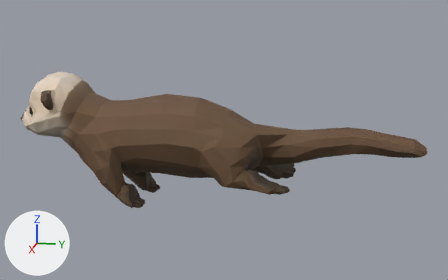
One commit to the Blender file ArtSource/SeaOtter/sea_otter.blend: the scene before it, then after it.
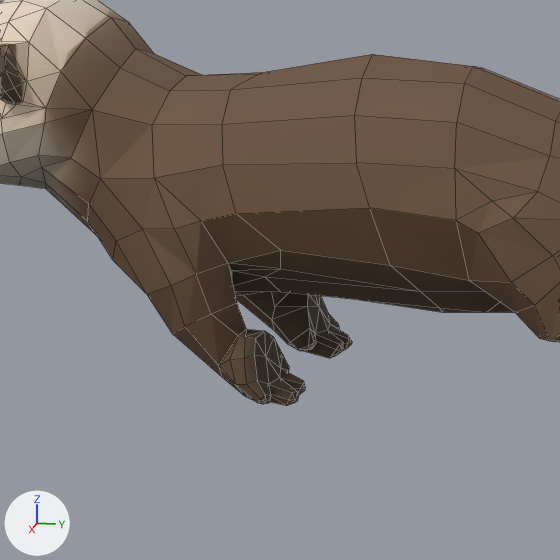
Each version appears first whole from a camera (50 mm lens) standing at (1.103, 0.302, 0.417) and looking at (-0.005, 0.08, 0.14), and next in a close-up on the part from 10% to 51% of the width and 27% to 92% of the height. Lighting does not change. The marker at lower left points along +X, +Y and +Z. The older version's two pictures come first. The close-ups show mesh edges as thin lines.

In view in the first close-up: 'SeaOtter'.
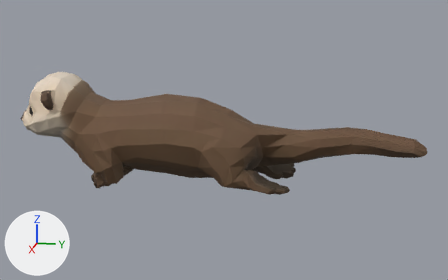
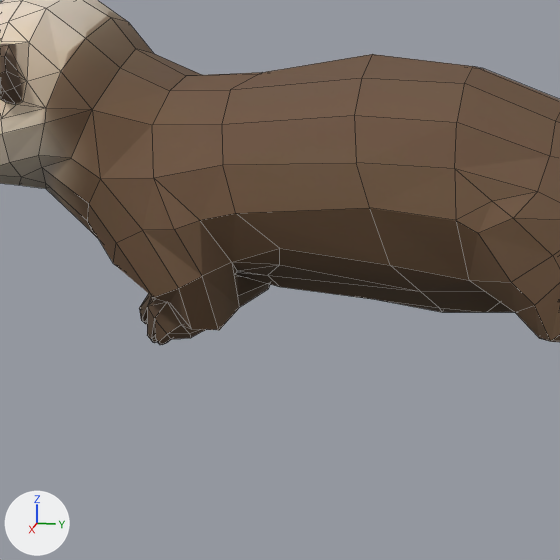
Where the change shows, as pixel boxes [x1, y1, x2, y2] in the close-ups (560 x 560 px; the box of a moved part takes in the faces that stretch with it):
'SeaOtter', reshaped: before [0, 0, 560, 406]; after [0, 0, 560, 345]
part 1 of me_seaotter, moved or reshaped: before [88, 179, 442, 406]; after [88, 179, 442, 345]

Edits to the bpy script that builds the scene:
```text
Change me_seaotter:
    used by ob_seaotter; location = (0.0, 0.0, 0.0); rotation_euler = (1.571, 0.0, 0.0), in degrees (90, 0, 0); scale = (0.01, 0.01, 0.01)
    remove me_seaotter.from_pydata(...)  # 1137 vertices, 1730 faces; spans x -10.4..10.3, y 1.6..26.0, z -44.4..32.6
    add me_seaotter.from_pydata(...)  # 1137 vertices, 1730 faces; spans x -10.4..10.3, y 3.5..26.0, z -44.4..32.6
    me_seaotter part 1: 193 of 1137 vertices moved; they spanned x -7.5..7.5, y 1.6..11.9, z 6.2..20.6 and now span x -7.2..7.2, y 3.5..11.8, z 6.8..20.7; mean shift (0.0, 1.8, 6.1); largest move (-3.8, 2.1, 6.4) -> (0.2, 4.6, 18.4)
```
